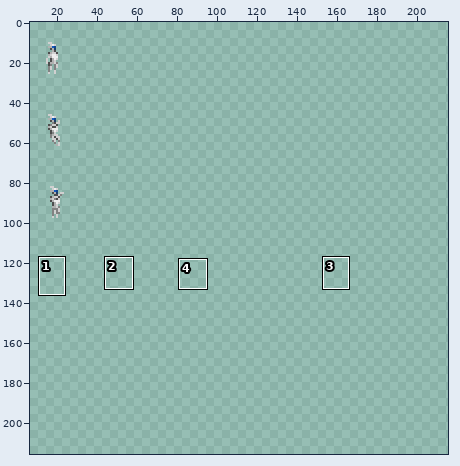
File history of a sprite sheet, bin/assets/images/creatures/player.png. The picture above shows the old version from afar; the outline marks the close-up.
Close-up. The starting point:
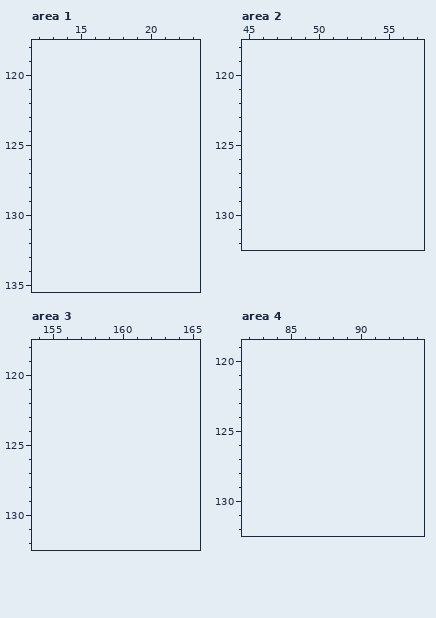
The file is 36x108 pixels. Colours within 5 levels of each other are drawn and written as one. Shown: area 1: x 12..23, y 118..135; area 2: x 45..57, y 118..132; area 3: x 154..165, y 118..132; area 4: x 82..94, y 119..132. The old version is drawn lined up with the new one, on the new canvas. The wide view leaves out empty margins. The commit also changed other parts of the picture, which this record leaves out.
New version:
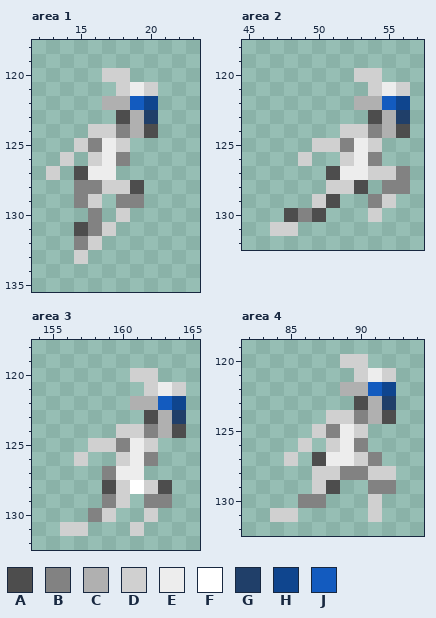
Palette (. is transparent): A #4d4d4d  B #828282  C #b0b0b0  D #d0d0d0  E #ededed  F #ffffff  G #203f69  H #0f458e  J #135bbf
What changed:
canvas 36x108 -> 216x216
Changed rows in their new state; - is an unchanged pixel.
Area 1:
first column x 13:
120 ----DD--
121 -----DED
122 ----CCJH
123 -----ACG
124 ---DDBCA
125 --DBED--
126 -D-DEB--
127 D-AEE---
128 --BBDDA-
129 --BD-BB-
130 ---B-D--
131 --ABD---
132 --BD----
133 --D-----
Area 2:
first column x 47:
120 ------DD--
121 -------DED
122 ------CCJH
123 -------ACG
124 -----DDBCA
125 ---DDBED--
126 --D--DEB--
127 ----AEEDDB
128 ----DDA-BB
129 ---DA--BD-
130 -ABA---D--
131 DD--------
Area 3:
first column x 156:
120 -----DD--
121 ------DED
122 -----CCJH
123 ------ACG
124 ----DDBCA
125 --DDBED--
126 -D--DEB--
127 ---BEE---
128 ---ADFDA-
129 ---BD-BB-
130 --BD--D--
131 DD---D---
Area 4:
first column x 84:
120 -----DD--
121 ------DED
122 -----CCJH
123 ------ACG
124 ----DDBCA
125 ---DBED--
126 --D-DEB--
127 -D-AEEDB-
128 ---DDBBDD
129 ---DA--BB
130 --BB---D-
131 DD-----D-
Changed places in both close-ups, as pixel boxes (x1, y1, x2, y2):
added: (46, 68, 158, 264)
added: (270, 68, 410, 236)
added: (60, 368, 186, 536)
added: (270, 354, 396, 522)
